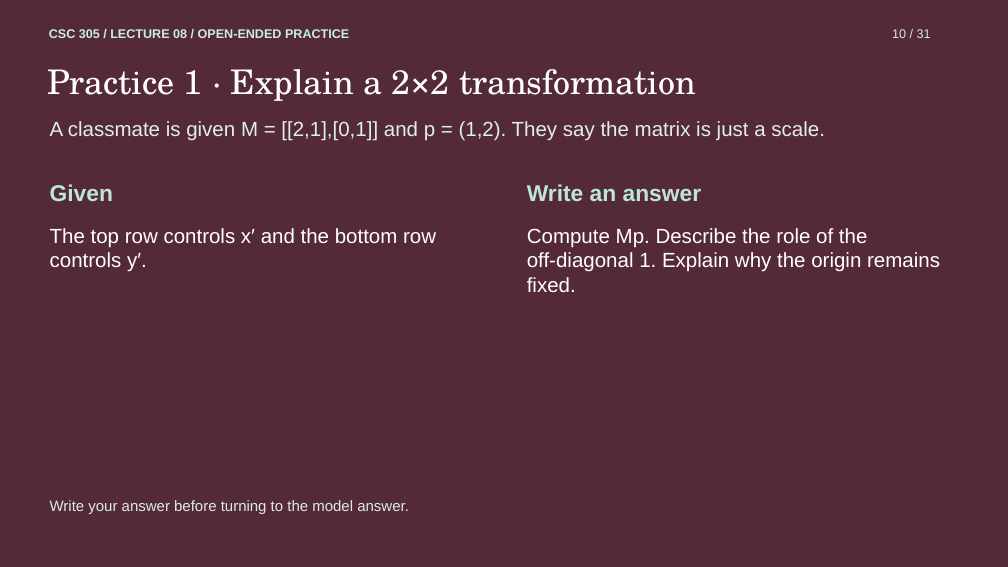
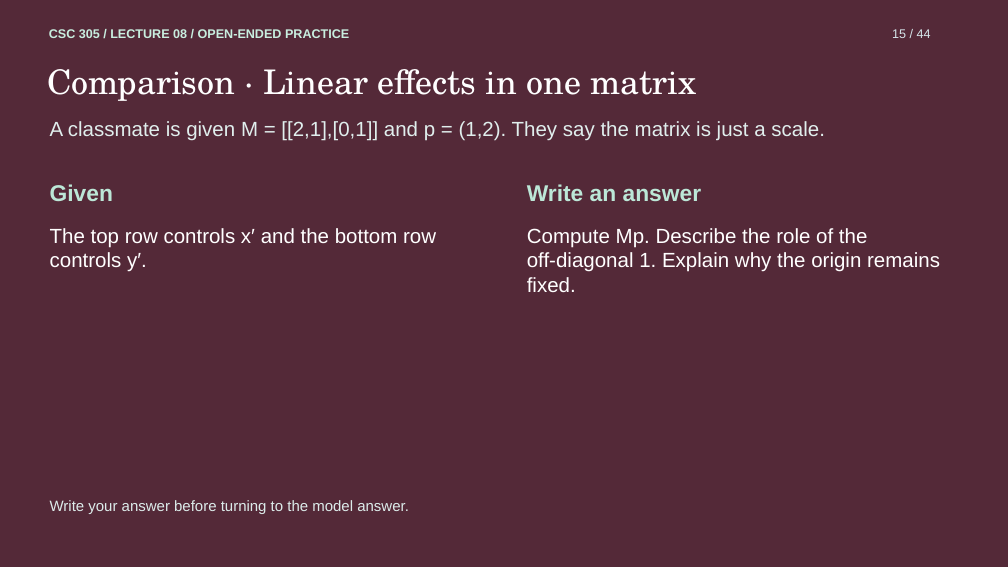
Before and after one commit to TylerLeHere/CG-Fall-2026, a slide deck: slide 15 of study/08 - 2D Transformations Study Guide.pptx (slide 10 before the commit). Drawn at 1008x567 pixels with LibreOffice and Linux fonts; fonts in the diff are those of the drawing. Boxes give left, top, right and bottom in pixels: in the first picture for what was removed or moved away, otherwise in the second. Text is boxed around its words. In the diff, an @@ line names an element or a change of style, - is before the commit and + after.

Commit message:
Expand transformation exam practice

```diff
--- a/study/08 - 2D Transformations Study Guide.pptx
+++ b/study/08 - 2D Transformations Study Guide.pptx
@@ text at (892, 29, 931, 38): text changed @@
-10 / 31
+15 / 44
@@ text at (47, 69, 697, 101): text changed @@
-Practice 1 · Explain a 2×2 transformation
+Comparison · Linear effects in one matrix
```
Also in this commit, not shown: 29 other slides changed, 13 slides added.
